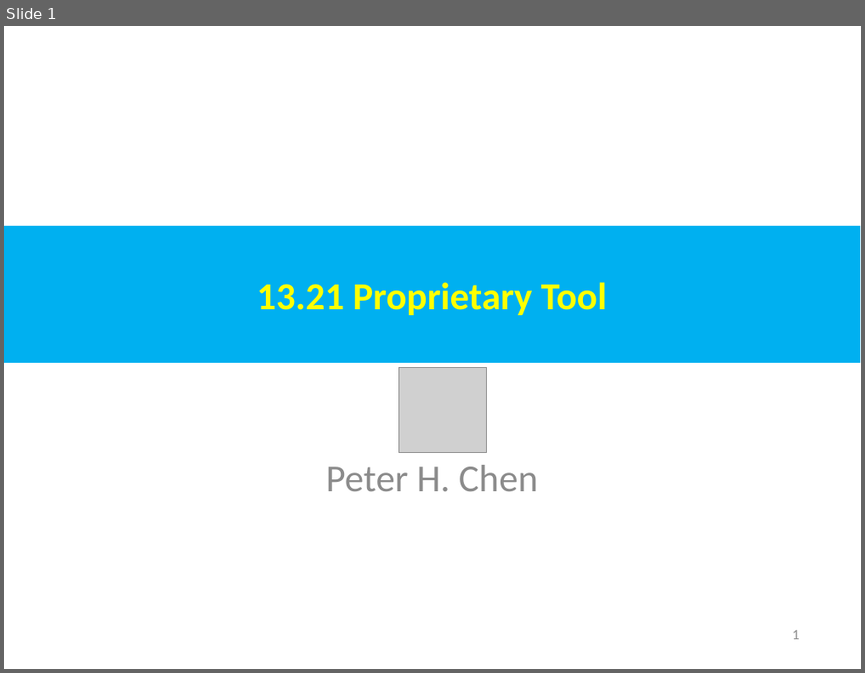
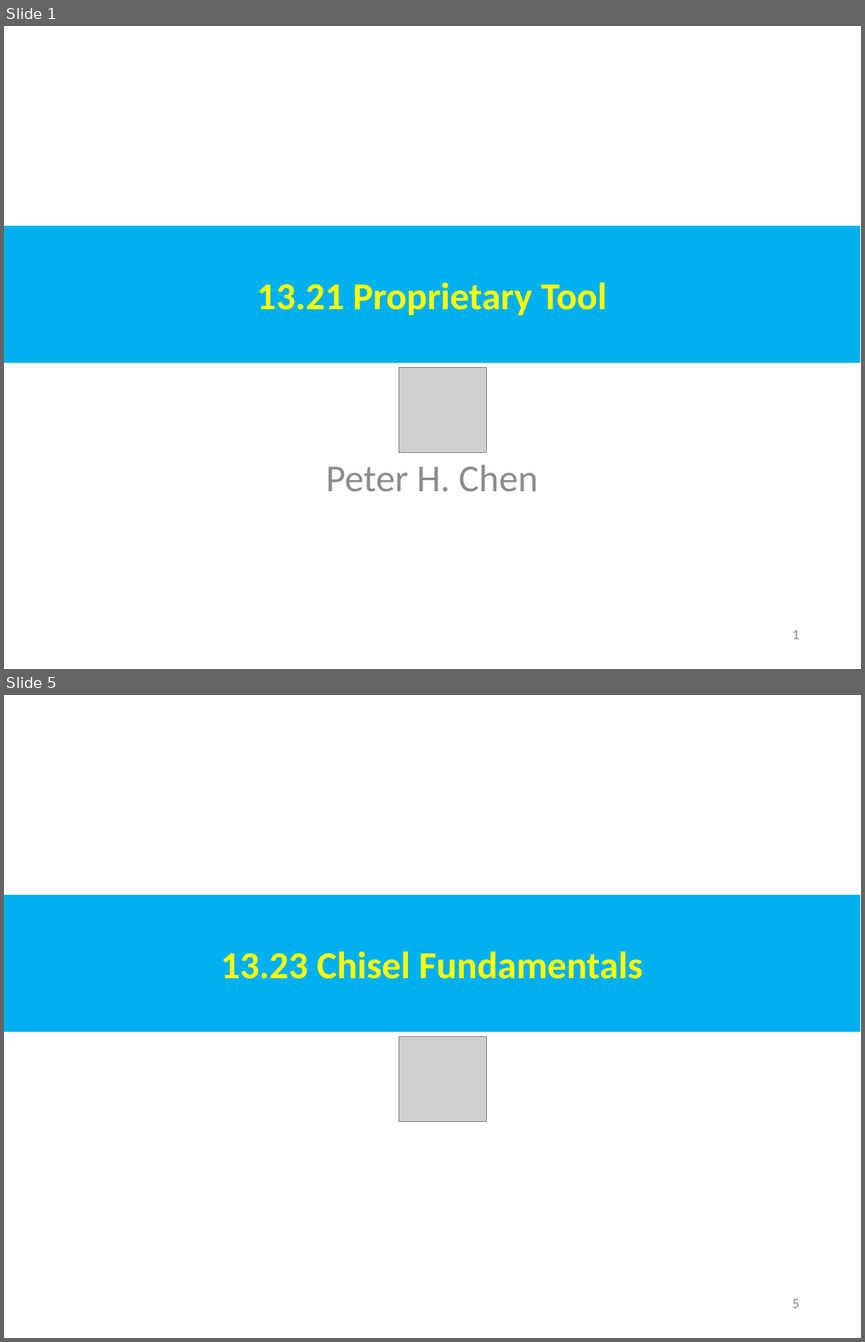
Before and after one commit to peterhchen/AIU_CS800_Chisel, a slide deck: 500_Chisel_Conf/013_FPGA/000_Video/013.21_30_Tool.ppt. Shown one above the other, each under a label of ours: slide 1 before the commit, slides 1 and 5 after it; the slides between them are not shown. The pictures are 865x673 and 865x1342 pixels, drawn with LibreOffice and Linux fonts; fonts in the diff are those of the drawing; grey boxes stand for pictures. Boxes give left, top, right and bottom in pixels: in the first picture for what was removed or moved away, otherwise in the second. Text is boxed around its words. In the diff, an @@ line names an element or a change of style, - is before the commit and + after.

```diff
--- a/500_Chisel_Conf/013_FPGA/000_Video/013.21_30_Tool.ppt
+++ b/500_Chisel_Conf/013_FPGA/000_Video/013.21_30_Tool.ppt
@@ slide 5 added at [4, 695, 861, 1338], background #FFFFFF @@
@@ rectangle added at [4, 895, 860, 1032], fill #00B0F0, 32 pt, text #FFFF00, bold @@
+13.23 Chisel Fundamentals
@@ picture added at [399, 1037, 487, 1122] @@
@@ page number added at [792, 1299, 799, 1308], 12 pt, text #8B8B8B @@
+5
```
Also in this commit, not shown: 1 slide changed, 19 other slides added, 2 other files.
